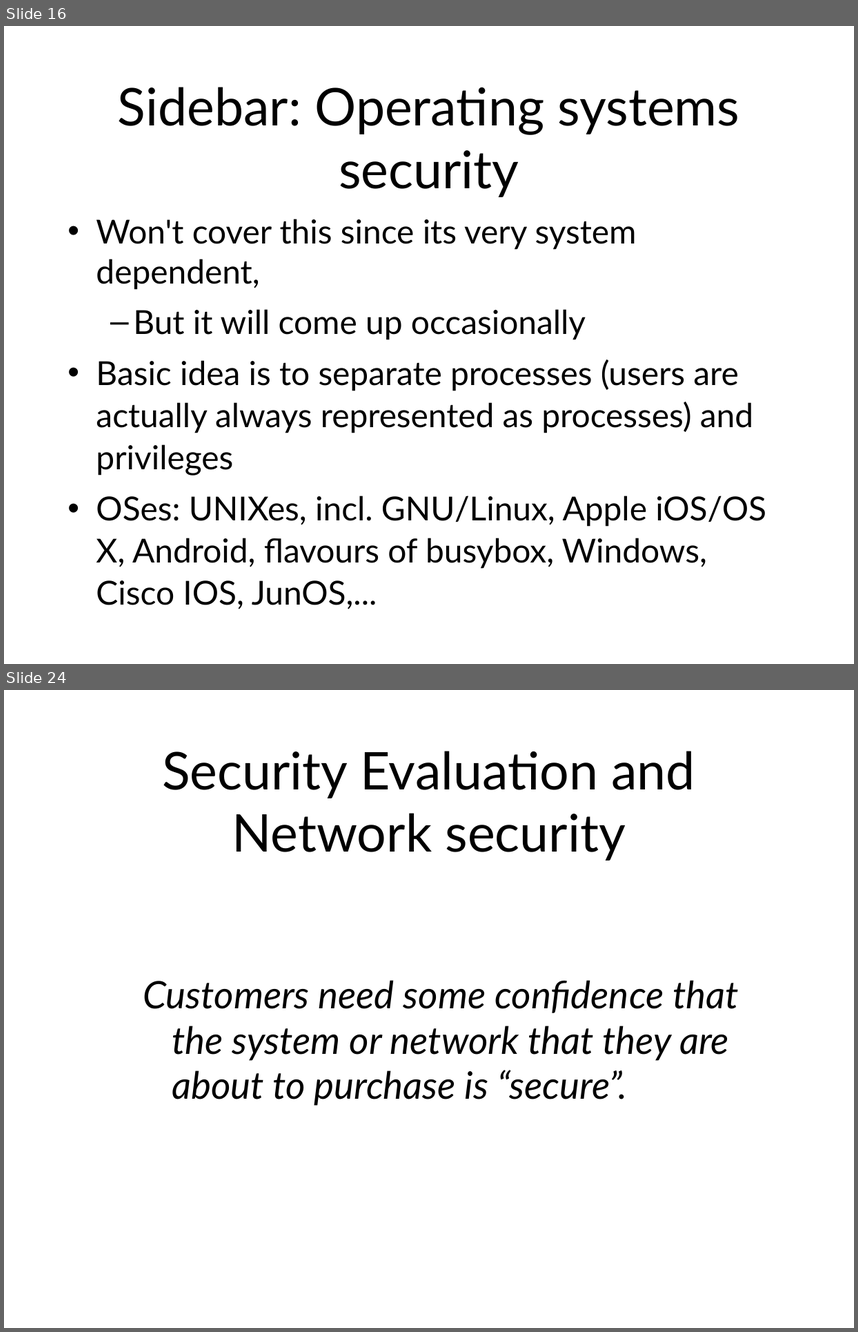
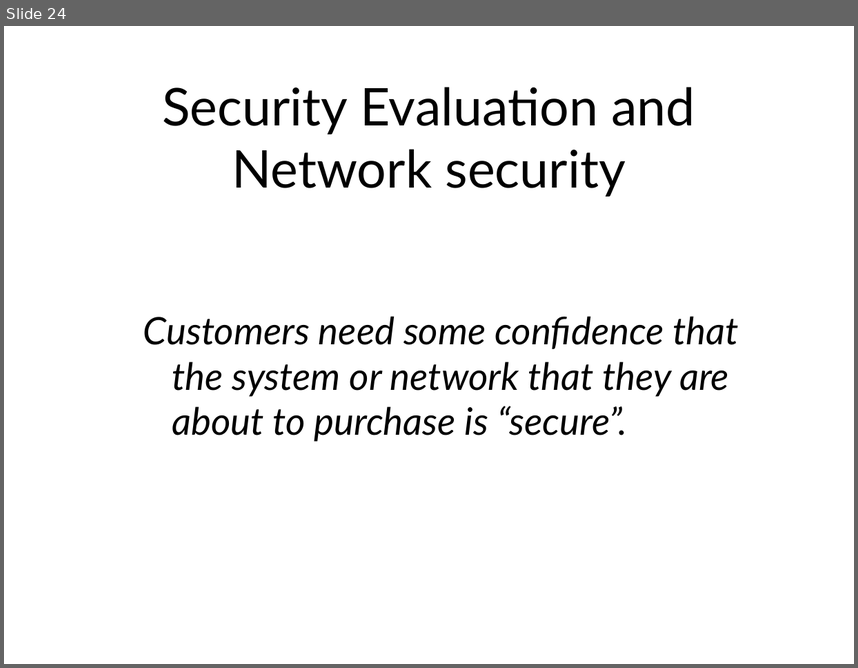
Before and after one commit to sftcd/cs7053, a slide deck: 2016lectures/02-concepts.ppt. Shown one above the other, each under a label of ours: slides 16 and 24 before the commit, slide 24 after it; the slides between them are not shown. The pictures are 858x1332 and 858x668 pixels, drawn with LibreOffice and Linux fonts; fonts in the diff are those of the drawing. Boxes give left, top, right and bottom in pixels: in the first picture for what was removed or moved away, otherwise in the second. Text is boxed around its words. In the diff, an @@ line names an element or a change of style, - is before the commit and + after.

```diff
--- a/2016lectures/02-concepts.ppt
+++ b/2016lectures/02-concepts.ppt
@@ slide 16 removed at bbox=[4, 26, 854, 664], background #FFFFFF @@
@@ title removed at bbox=[118, 87, 740, 197] @@
-Sidebar: Operating systems security
@@ text removed at bbox=[96, 219, 766, 609] @@
-• Won't cover this since its very system dependent,
-  – But it will come up occasionally
-• Basic idea is to separate processes (users are actually always represented as processes) and privileges
-• OSes: UNIXes, incl. GNU/Linux, Apple iOS/OS X, Android, flavours of busybox, Windows, Cisco IOS, JunOS,...
```
Also in this commit, not shown: 16 slides changed, 2 slides added, 2 other files.
